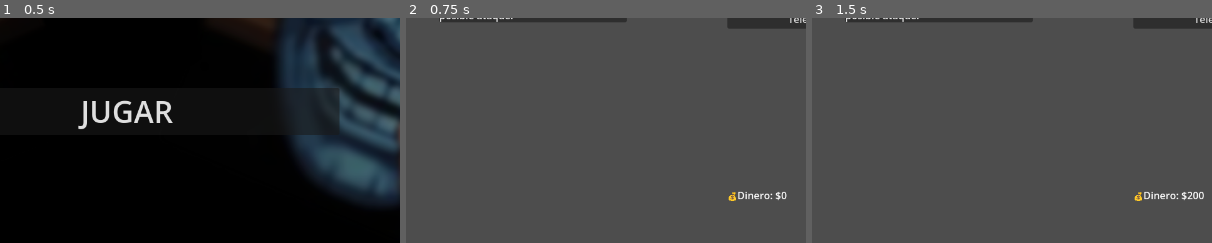
Above: before the commit, frames 1-3 (left to right).
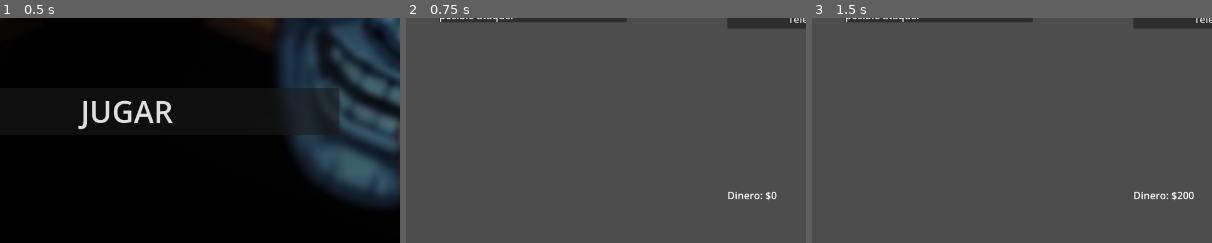
Above: after the commit, the same moments.

Repository: ktorres63/OnlyDevs-Game
Game: Godot game, scene res://scenes/menu_inicio/menu_inicio.tscn
Two runs of this game, one before a commit and one after it. Both use one fixed random seed, a clock stepped at 60 frames per second and the inputs below.
Inputs:
- Up to frame 1 (0.5 s): no input
- Up to frame 2 (0.75 s): click "JUGAR" at 0.5 s
- Up to frame 3 (1.5 s): click "Telefono rojo" at 1.25 s
The pictures show only the part of the screen within x 34-84%, y 50-100%; the shares and areas given below are measured in that part.

Frame 1 is identical in both runs. In frame 2, 0.3% of the frame differs, in the area x 80-96%, y 77-82%; in frame 3, 0.4%, in the area x 80-98%, y 77-82%.
Error after the commit: Parse Error: Expected end of statement after expression, found ":" instead. (res://scripts/ui/HContainer_phones.gd:20)

Commit message:
feature Panel Vender/Entregar: Avance tras dar clic a botones

Diff:
--- a/scenes/main/Main.tscn
+++ b/scenes/main/Main.tscn
@@ -2,6 +2,7 @@
 
 [ext_resource type="Script" uid="uid://bpnsk2i3dahfx" path="res://scripts/ui/Main.gd" id="1_nha0i"]
 [ext_resource type="Script" uid="uid://7yuba21mau25" path="res://scripts/core/GameManager.gd" id="2_q24mn"]
+[ext_resource type="Script" uid="uid://d0qgss0c0y054" path="res://scripts/ui/HContainer_phones.gd" id="3_q24mn"]
 
 [node name="Main" type="Control" unique_id=1647585048]
 layout_mode = 3
@@ -24,6 +25,7 @@
 grow_vertical = 2
 theme_override_constants/separation = 161
 alignment = 1
+script = ExtResource("3_q24mn")
 
 [node name="VBoxContainer" type="VBoxContainer" parent="HBoxContainer" unique_id=1724329661]
 layout_mode = 2
--- /dev/null
+++ b/scripts/ui/HContainer_phones.gd
@@ -0,0 +1,20 @@
+extends HBoxContainer
+
+var PanelContestarScene = preload("res://scenes/main/panel_contestar.tscn")
+
+@onready var phone_red = $VBoxContainer/PhoneRed
+@onready var phone_blue = $VBoxContainer3/PhoneBlue
+
+func _ready() -> void:
+	pass # Replace with function body.
+
+
+# Called every frame. 'delta' is the elapsed time since the previous frame.
+func _process(delta: float) -> void:
+	pass
+
+func _on_phone_red_clicked():
+	mostrar_panelVE_rojo()
+
+func _on_phone_blue_clicked():
+	mostrar_panelVE_blue():
--- a/scripts/ui/Main.gd
+++ b/scripts/ui/Main.gd
@@ -21,7 +21,7 @@
 
 
 func _on_stats_actualizados(dinero, turno, sospecha_imperio, sospecha_resistencia):
-	money_label.text = "💰Dinero: $" + str(dinero)
+	money_label.text = "Dinero: $" + str(dinero)
 	turn_label.text = "Turno: " + str(turno)
 
 	suspicion_bar_red.value = sospecha_imperio
Not shown, added: scripts/ui/HContainer_phones.gd.uid
